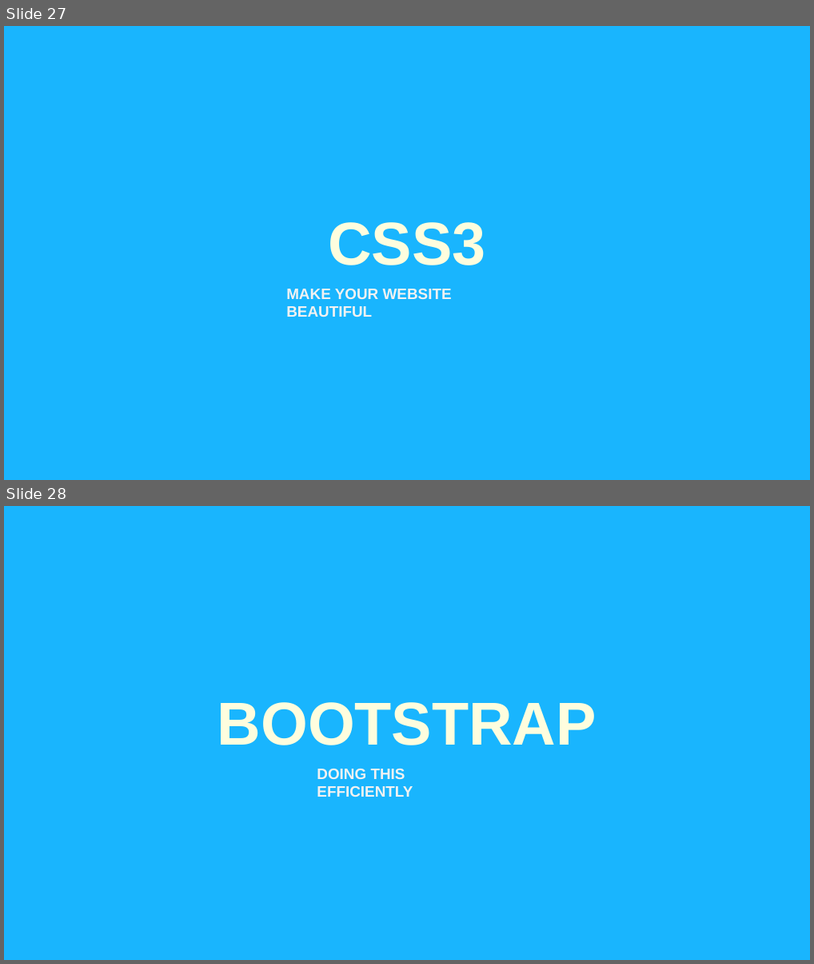
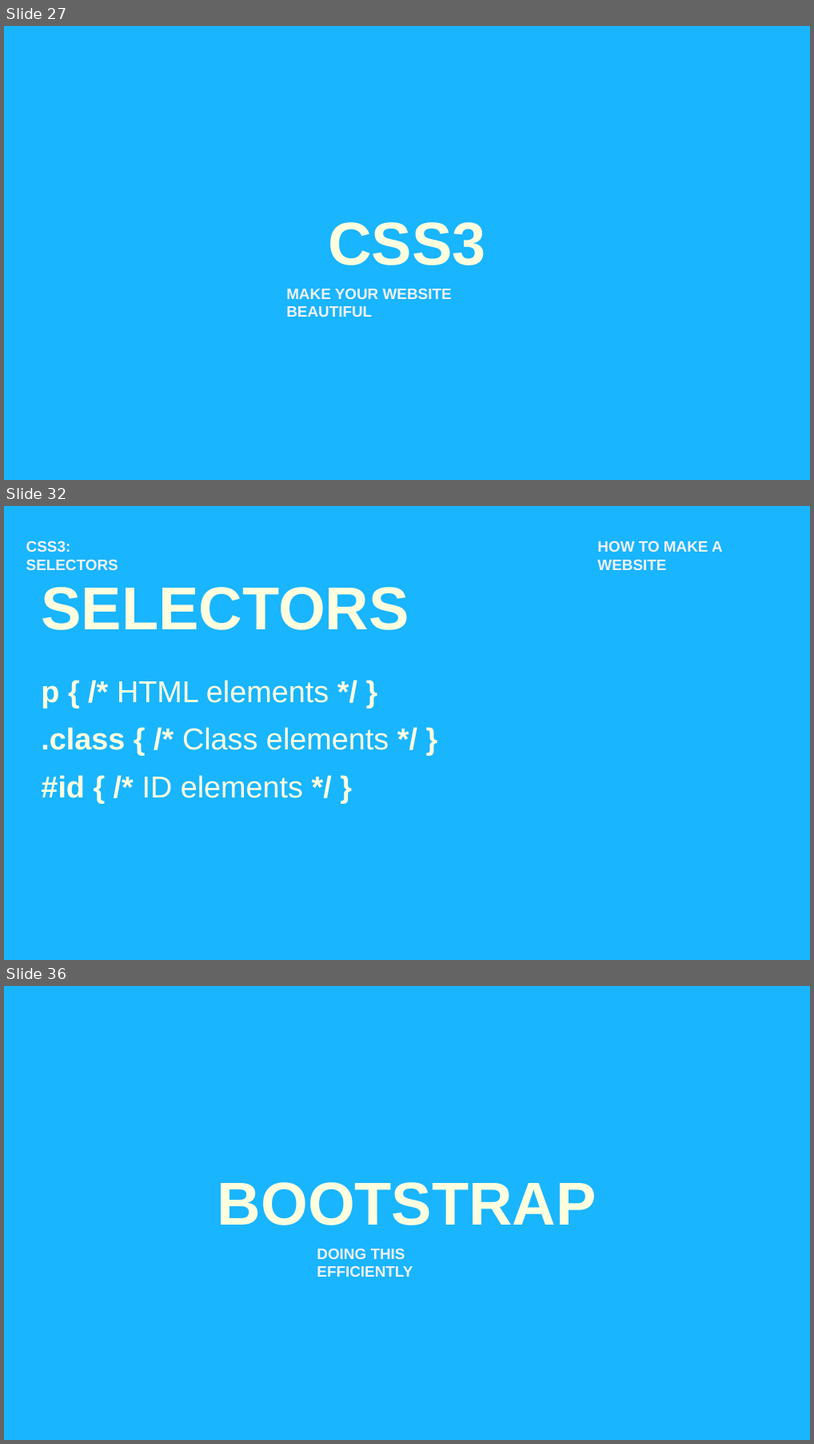
Before and after one commit to nimus0108/CodeDay-Spring, a slide deck: Presentation/How to Make a Website.pptx. Shown one above the other, each under a label of ours: slides 27 and 28 before the commit, slides 27, 32 and 36 after it; the slides between them are not shown. The pictures are 814x964 and 814x1444 pixels, drawn with LibreOffice and Linux fonts; fonts in the diff are those of the drawing. Boxes give left, top, right and bottom in pixels: in the first picture for what was removed or moved away, otherwise in the second. Text is boxed around its words. In the diff, an @@ line names an element or a change of style, - is before the commit and + after.

```diff
--- a/Presentation/How to Make a Website.pptx
+++ b/Presentation/How to Make a Website.pptx
@@ slide 32 added at [4,506,810,960], background #19B5FE @@
@@ text added at [26,541,118,570], 18 pt, text #F2F2F2, bold @@
+CSS3: SELECTORS
@@ text added at [598,541,723,570], 18 pt, text #F2F2F2, bold @@
+HOW TO MAKE A WEBSITE
@@ title added at [42,587,410,630], 72 pt, text #FEFDDE, bold @@
+SELECTORS
@@ text added at [41,680,329,708], 36 pt, text #FEFDDE @@
+p { /* HTML elements */ }
@@ text added at [41,727,389,750], 36 pt, text #FEFDDE @@
+.class { /* Class elements */ }
@@ text added at [41,775,303,798], 36 pt, text #FEFDDE @@
+#id { /* ID elements */ }
@@ what was slide 28 is now slide 36 @@
```
Also in this commit, not shown: 7 other slides added.
